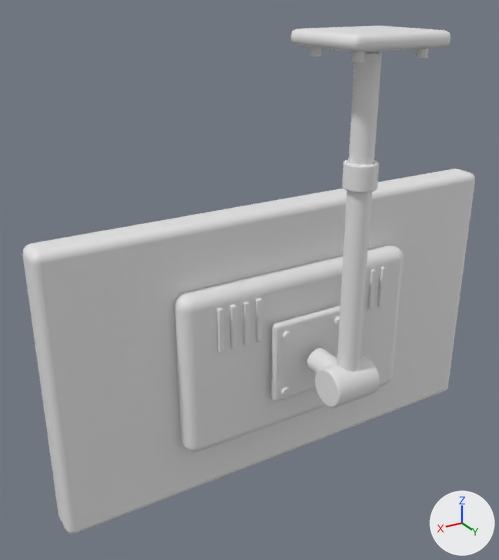
The Blender file Modelos_Blender/Pantalla.blend, before and after one commit.
The view is the same before and after, from a 50 mm camera at (1.059, 1.571, 1.792) aimed at (0.163, 0.077, 1.045). The lights are fixed; the arrows at lower right show +X, +Y and +Z. The picture after the commit comes second.

Objects in the first picture: 'Articulacion de inclinacion', 'Brazo posterior', 'Carcasa de pantalla', 'Carcasa electronica trasera', 'Collarin regulable', 'Mastil de techo', 'Perno de techo.001', 'Perno de techo.003', 'Placa VESA', 'Placa de fijacion al techo', 'Ranura trasera de ventilacion', 'Ranura trasera de ventilacion.001', 'Ranura trasera de ventilacion.004', 'Ranura trasera de ventilacion.005', 'Ranura trasera de ventilacion.006', 'Ranura trasera de ventilacion.007' and 3 more.
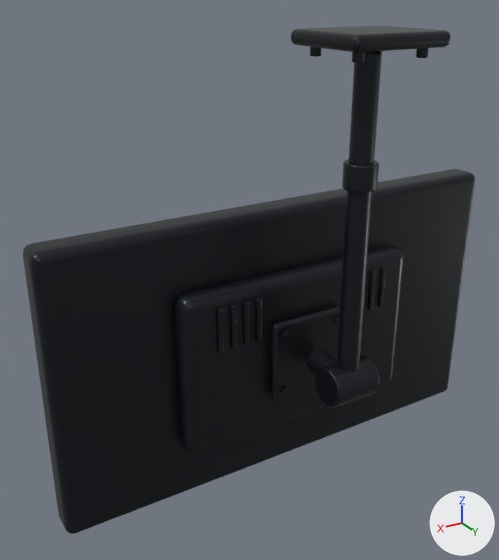
Where the change shows, as pixel boxes (x1, y1, x2, y2) in the pictures (499 x 560 px):
'Carcasa de pantalla', recoloured (white to black): (23, 169, 475, 534) in both
'Carcasa electronica trasera', recoloured (white to black): (174, 245, 403, 452) in both
'Mastil de techo', recoloured (white to black): (337, 51, 382, 372) in both
'Placa VESA', recoloured (white to black): (271, 306, 340, 401) in both
'Placa de fijacion al techo', recoloured (white to black): (291, 26, 451, 53) in both
'Articulacion de inclinacion', recoloured (white to black): (315, 355, 379, 408) in both
'Collarin regulable', recoloured (white to black): (342, 159, 379, 193) in both
'Brazo posterior', recoloured (white to black): (307, 348, 337, 373) in both
'Ranura trasera de ventilacion.007', recoloured (white to black): (217, 308, 224, 353) in both
'Ranura trasera de ventilacion.005', recoloured (white to black): (243, 301, 249, 346) in both
'Ranura trasera de ventilacion.006', recoloured (white to black): (230, 305, 237, 349) in both
'Ranura trasera de ventilacion.004', recoloured (white to black): (256, 298, 262, 342) in both
'Ranura trasera de ventilacion.001', recoloured (white to black): (368, 269, 376, 310) in both
'Ranura trasera de ventilacion', recoloured (white to black): (378, 267, 386, 307) in both
'Perno de techo.003', recoloured: (352, 52, 365, 63) in both
'Perno de techo.001', recoloured: (416, 48, 429, 58) in both

What the commit changed:
Material 'Pantalla_Carcasa_Negra' (mat_pantalla_carcasa_negra) is new.
Its base color is (0.012, 0.015, 0.02) (black #1d2127).
Its metallic is 0.45.
Its roughness is 0.35.
me_cube_133 has 8 vertices, 6 faces and spans x -0.73..0.73, y -0.052..0.052, z -0.42..0.42.
me_cube_133 gains material mat_pantalla_carcasa_negra (black #1d2127).
me_cube_139 has 8 vertices, 6 faces and spans x -0.385..0.385, y -0.04..0.04, z -0.245..0.245.
me_cube_139 gains material mat_pantalla_carcasa_negra (black #1d2127).
me_cube_140 has 8 vertices, 6 faces and spans x -0.0075..0.0075, y -0.006..0.006, z -0.065..0.065.
me_cube_140 gains material mat_pantalla_carcasa_negra (black #1d2127).
me_cube_141 has 8 vertices, 6 faces and spans x -0.0075..0.0075, y -0.006..0.006, z -0.065..0.065.
me_cube_141 gains material mat_pantalla_carcasa_negra (black #1d2127).
me_cube_144 has 8 vertices, 6 faces and spans x -0.0075..0.0075, y -0.006..0.006, z -0.065..0.065.
me_cube_144 gains material mat_pantalla_carcasa_negra (black #1d2127).
me_cube_145 has 8 vertices, 6 faces and spans x -0.0075..0.0075, y -0.006..0.006, z -0.065..0.065.
me_cube_145 gains material mat_pantalla_carcasa_negra (black #1d2127).
me_cube_146 has 8 vertices, 6 faces and spans x -0.0075..0.0075, y -0.006..0.006, z -0.065..0.065.
me_cube_146 gains material mat_pantalla_carcasa_negra (black #1d2127).
me_cube_147 has 8 vertices, 6 faces and spans x -0.0075..0.0075, y -0.006..0.006, z -0.065..0.065.
me_cube_147 gains material mat_pantalla_carcasa_negra (black #1d2127).
me_cube_148 has 8 vertices, 6 faces and spans x -0.125..0.125, y -0.013..0.013, z -0.125..0.125.
me_cube_148 gains material mat_pantalla_carcasa_negra (black #1d2127).
me_cylinder_097 has 128 vertices, 66 faces and spans x -0.035..0.035, y -0.035..0.035, z -0.07..0.07.
me_cylinder_097 gains material mat_pantalla_carcasa_negra (black #1d2127).
me_cylinder_098 has 128 vertices, 66 faces and spans x -0.055..0.055, y -0.055..0.055, z -0.07..0.07.
me_cylinder_098 gains material mat_pantalla_carcasa_negra (black #1d2127).
me_cylinder_099 has 128 vertices, 66 faces and spans x -0.03..0.03, y -0.03..0.03, z -0.425..0.425.
me_cylinder_099 gains material mat_pantalla_carcasa_negra (black #1d2127).
me_cylinder_100 has 128 vertices, 66 faces and spans x -0.042..0.042, y -0.042..0.042, z -0.0325..0.0325.
me_cylinder_100 gains material mat_pantalla_carcasa_negra (black #1d2127).
me_cube_149 has 8 vertices, 6 faces and spans x -0.135..0.135, y -0.12..0.12, z -0.018..0.018.
me_cube_149 gains material mat_pantalla_carcasa_negra (black #1d2127).
me_cylinder_102 has 128 vertices, 66 faces and spans x -0.013..0.013, y -0.013..0.013, z -0.011..0.011.
me_cylinder_102 gains material mat_pantalla_carcasa_negra (black #1d2127).
me_cylinder_104 has 128 vertices, 66 faces and spans x -0.013..0.013, y -0.013..0.013, z -0.011..0.011.
me_cylinder_104 gains material mat_pantalla_carcasa_negra (black #1d2127).
